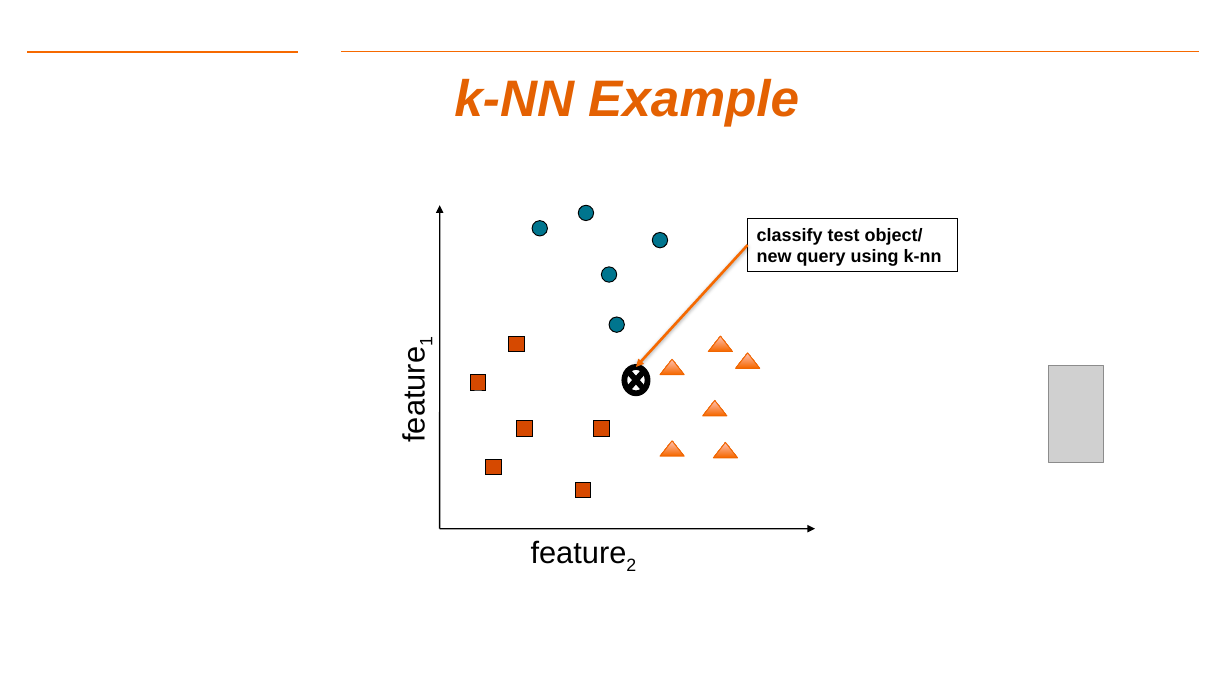
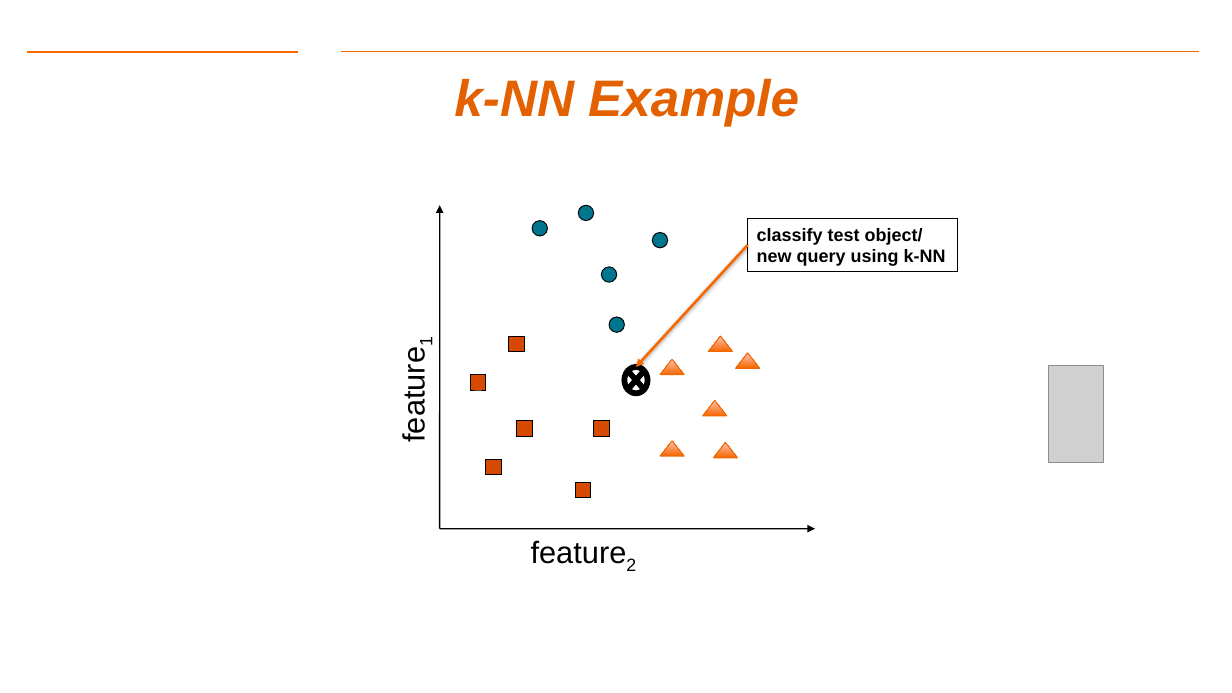
Before and after one commit to aiforsec/RIT-DSCI-633-FDS, a slide deck: slide 9 of Syllabus/Lecture08/Lec08.pptx. Drawn at 1232x693 pixels with LibreOffice and Linux fonts; fonts in the diff are those of the drawing; grey boxes stand for pictures; background and template pictures are left out. Boxes give left, top, right and bottom in pixels: in the first picture for what was removed or moved away, otherwise in the second. Text is boxed around its words. In the diff, an @@ line names an element or a change of style, - is before the commit and + after.

```diff
--- a/Syllabus/Lecture08/Lec08.pptx
+++ b/Syllabus/Lecture08/Lec08.pptx
@@ text in rectangle at [757, 249, 946, 266]: text changed @@
-new query using k-nn
+new query using k-NN
```
Also in this commit, not shown: 2 other slides changed, 5 slides removed, 1 other file.
